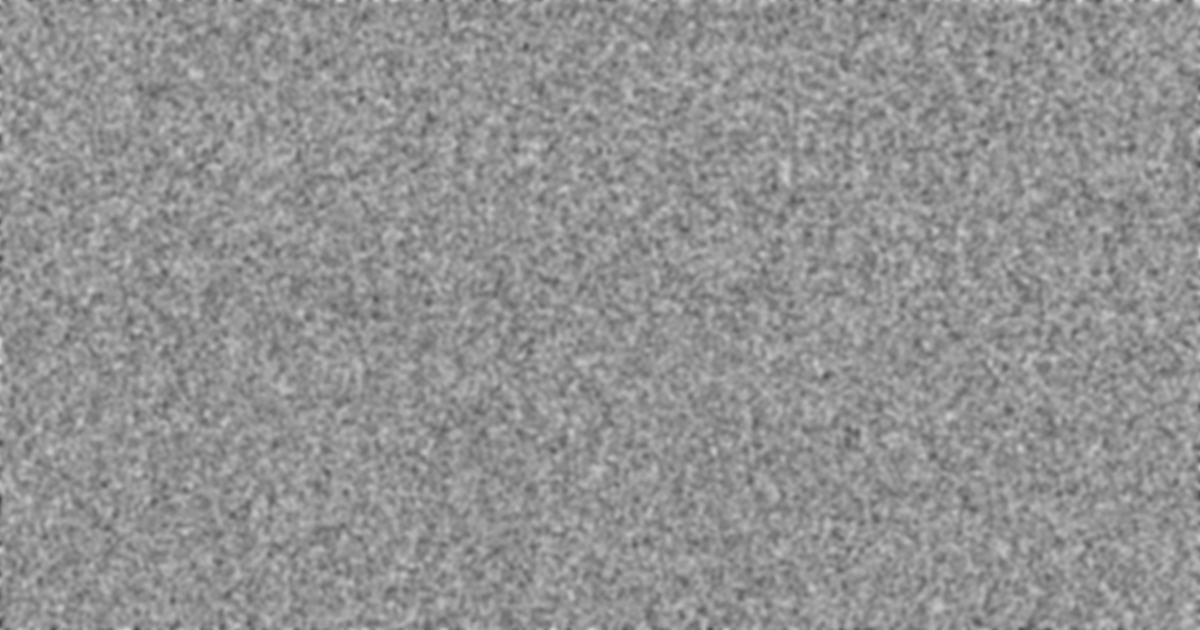
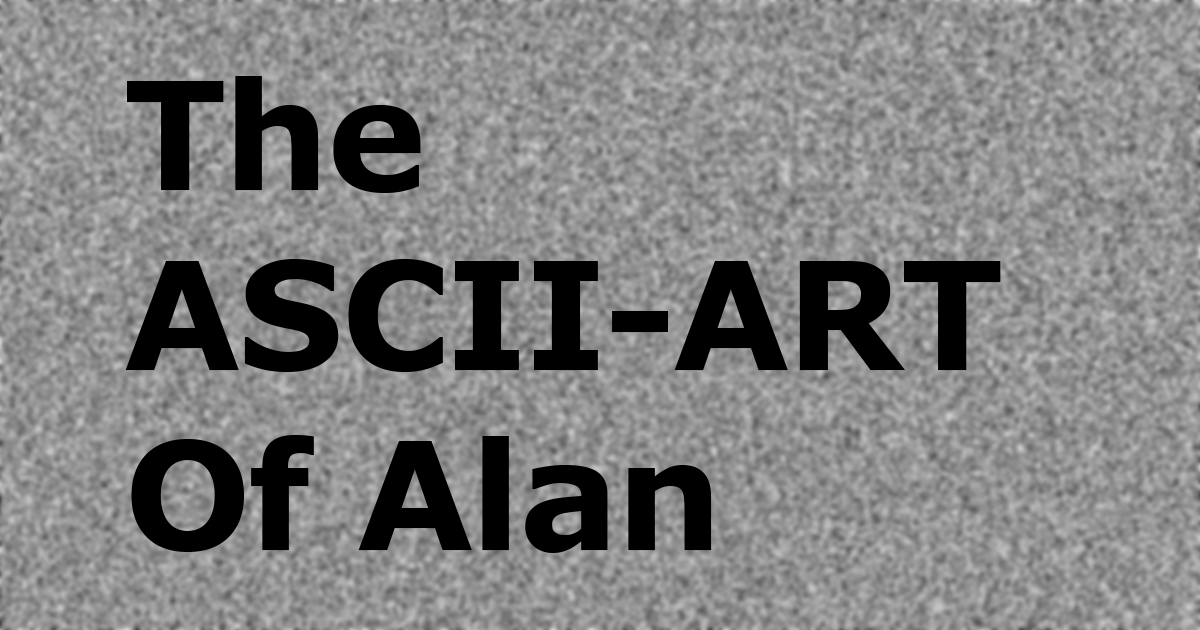
Layers edited between the first and the second 1200 x 630 image:
added layer "The ASCII-ART Of Alan" above "Curves 1" over <box>125,76,1001,553</box>
